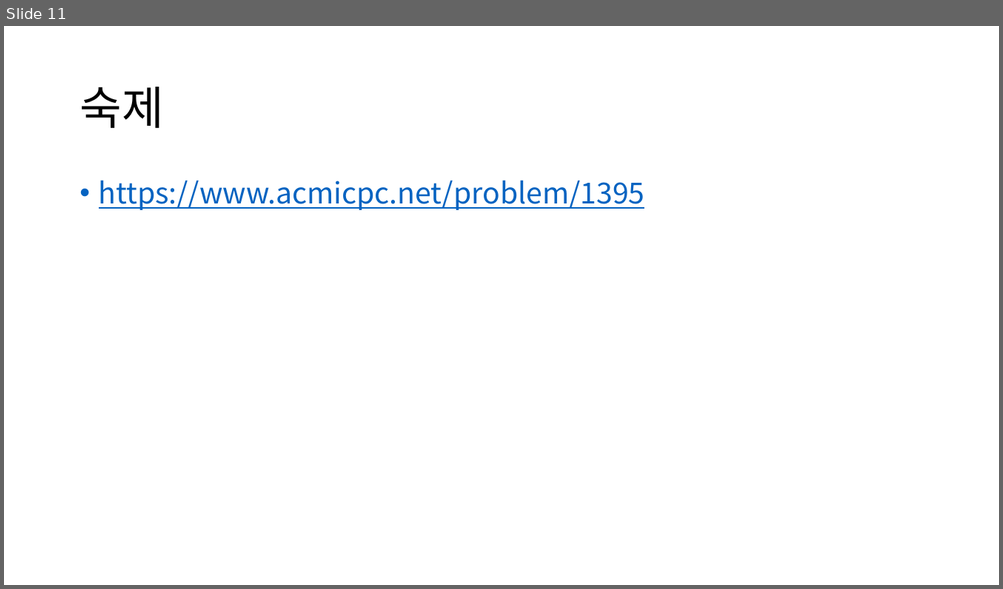
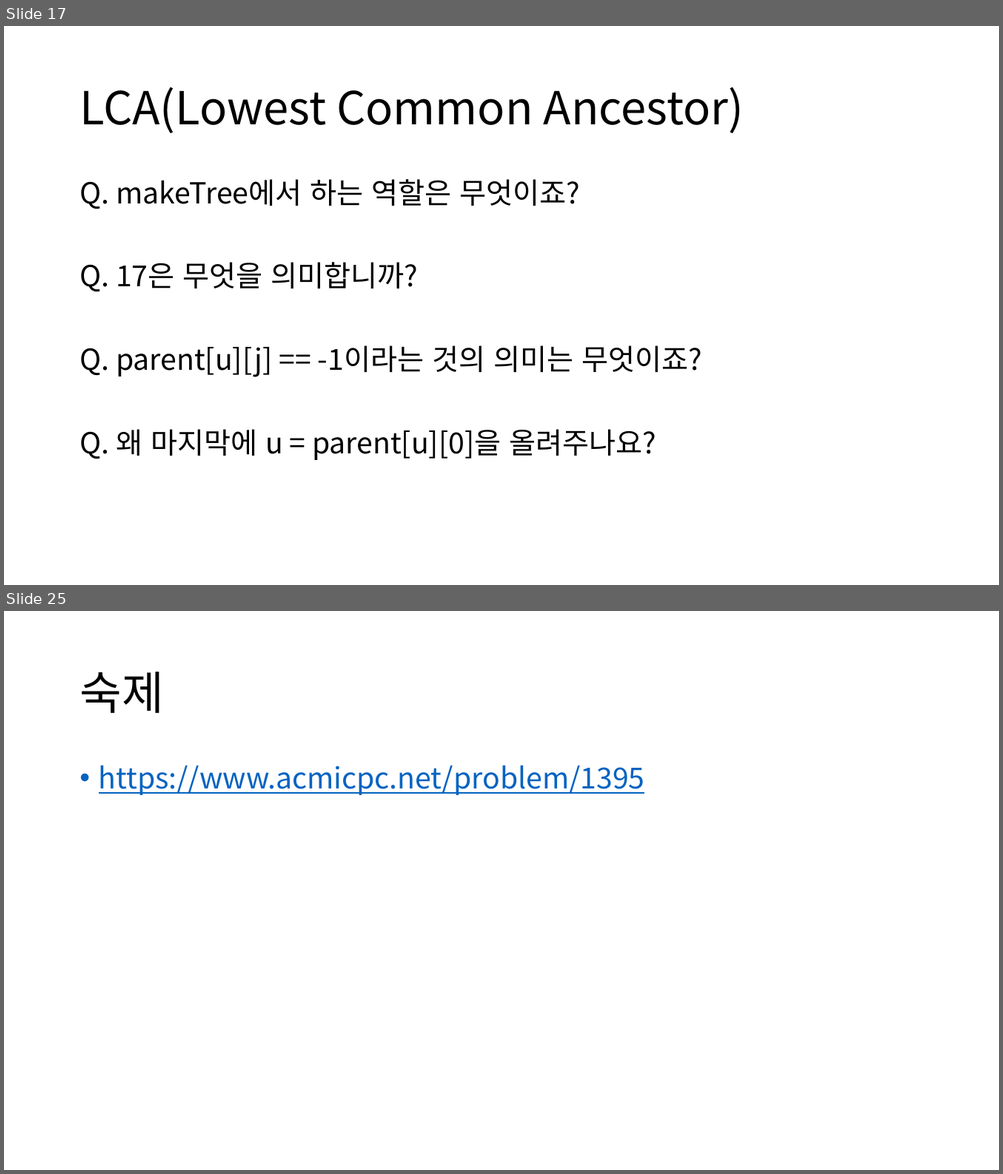
Before and after one commit to ALGOSOPT/algosopt, a slide deck: Chapter24/Lazy Propagation and LCA.pptx. Shown one above the other, each under a label of ours: slide 11 before the commit, slides 17 and 25 after it; the slides between them are not shown. The pictures are 1003x589 and 1003x1174 pixels, drawn with LibreOffice and Linux fonts; fonts in the diff are those of the drawing. Boxes give left, top, right and bottom in pixels: in the first picture for what was removed or moved away, otherwise in the second. Text is boxed around its words. In the diff, an @@ line names an element or a change of style, - is before the commit and + after.

```diff
--- a/Chapter24/Lazy Propagation and LCA.pptx
+++ b/Chapter24/Lazy Propagation and LCA.pptx
@@ slide 17 added at [4,26,999,585], background #FFFFFF @@
@@ title added at [79,87,744,133], 44 pt, text #000000 @@
+LCA(Lowest Common Ancestor)
@@ text added at [79,179,702,460], 28 pt, text #000000 @@
+Q. makeTree에서 하는 역할은 무엇이죠?
+Q. 17은 무엇을 의미합니까?
+Q. parent[u][j] == -1이라는 것의 의미는 무엇이죠?
+Q. 왜 마지막에 u = parent[u][0]을 올려주나요?
@@ what was slide 11 is now slide 25 @@
```
Also in this commit, not shown: 1 slide changed, 15 other slides added, 2 slides removed, 2 other files.
